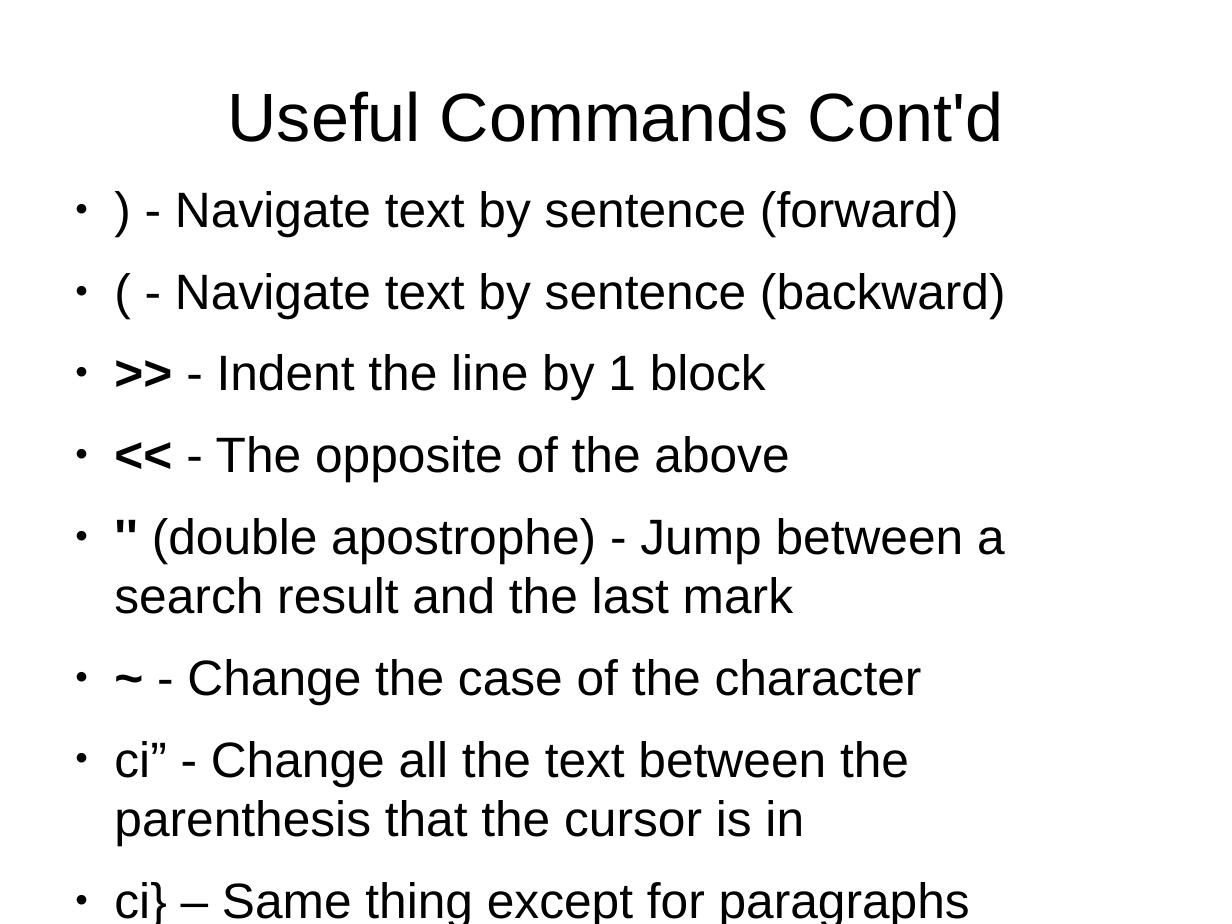
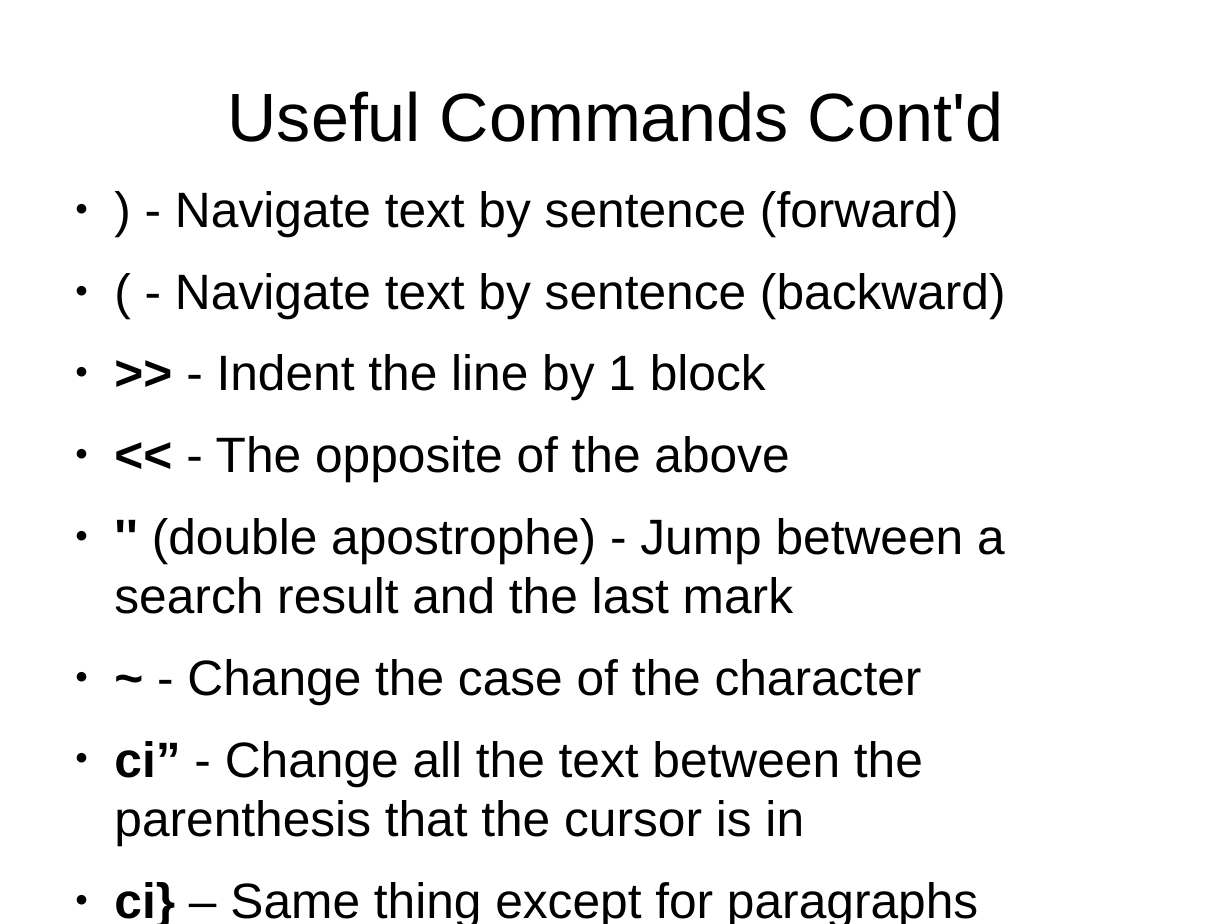
Before and after one commit to mikesligo/Vimtorial, a slide deck: slide 36 of Beginner pres.odp. Drawn at 1232x924 pixels with LibreOffice and Linux fonts; fonts in the diff are those of the drawing. Boxes give left, top, right and bottom in pixels: in the first picture for what was removed or moved away, otherwise in the second. Text is boxed around its words. In the diff, an @@ line names an element or a change of style, - is before the commit and + after.

Commit message:
Bolded commands

```diff
--- a/Beginner pres.odp
+++ b/Beginner pres.odp
@@ text at <box>114,741,978,924</box>: bold on in "ci”", "ci}" @@
```
Also in this commit, not shown: 20 other slides changed, 1 other file.
